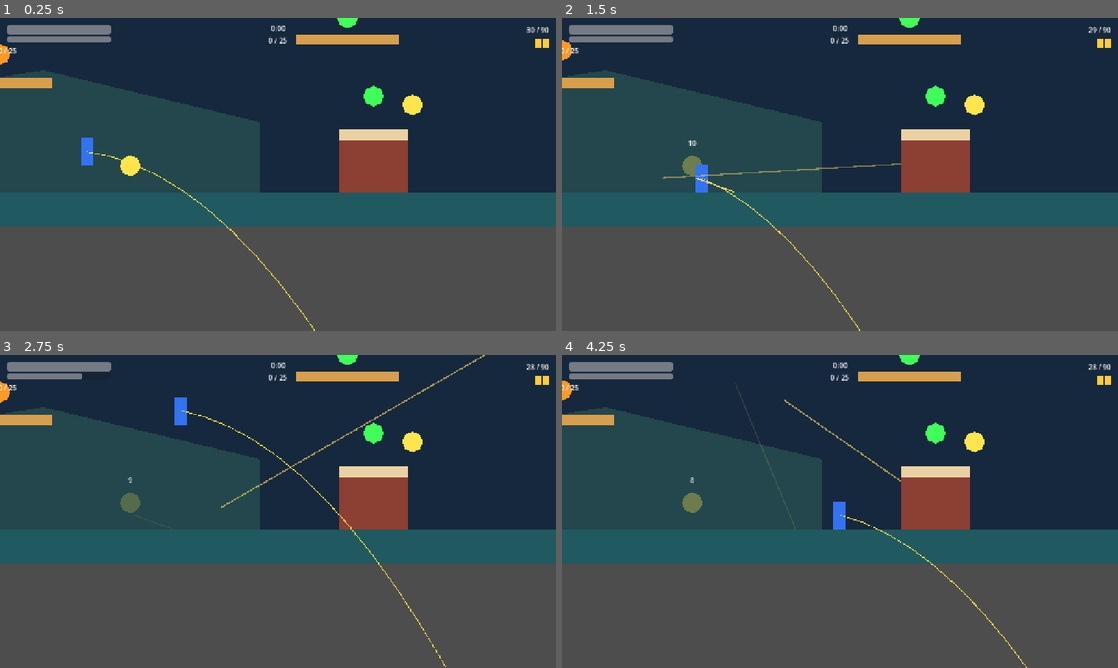
Above: before the commit, frames 1-4 (two rows, left to right).
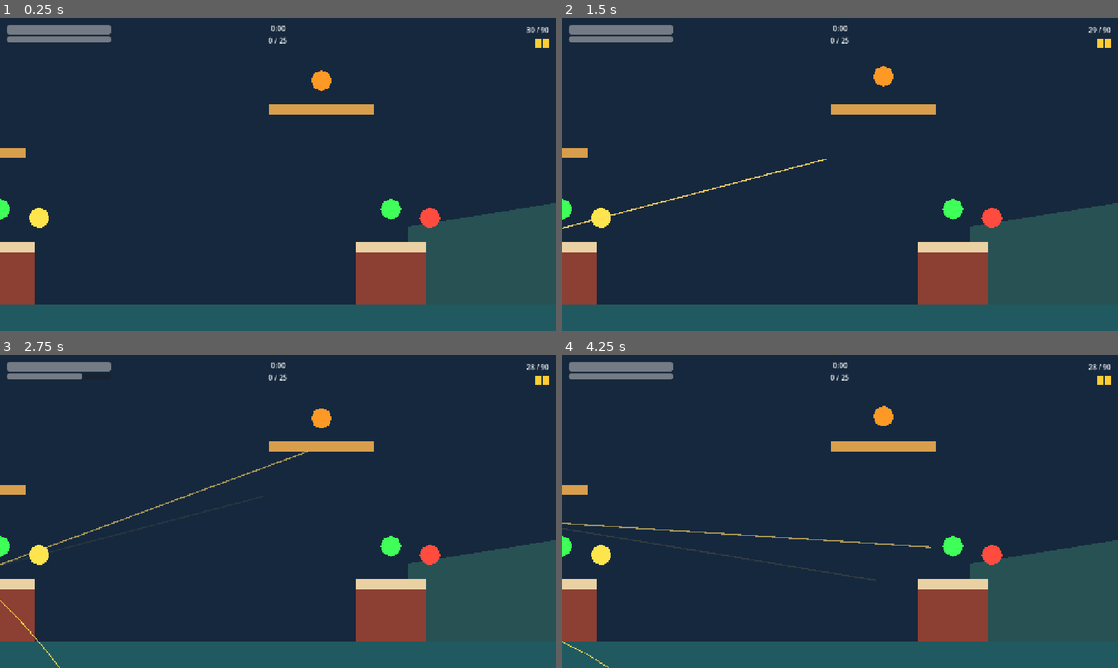
Above: after the commit, the same moments.

Repository: techafreshh/jetpack
Game: Godot game, scene res://scenes/match.tscn
The game is run twice, just before and just after one commit, with the same random seed, the same clock (stepped at 60 frames per second) and the same inputs. This scene is started directly instead of the project's main scene.
Inputs (mouse positions are in pixels of both pictures, inside the frame that each line leads up to):
- Up to frame 1 (0.25 s): no input
- Up to frame 2 (1.5 s): tap Enter at 0.5 s; move the mouse to (962, 158) at 0.52 s; hold S (crouch) 0.53-1.28 s; hold D (move_right) from 0.53 s (still down); click (962, 158) at 0.67 s; tap W at 0.77 s; move the mouse to (728, 190) at 1.27 s; click (728, 190) at 1.35 s
- Up to frame 3 (2.75 s): tap W at 1.52 s; move the mouse to (333, 442) at 2.02 s; release D (move_right) at 2.03 s; hold A (move_left) from 2.03 s (still down); hold Space (fly) from 2.03 s (still down); click (333, 442) at 2.17 s
- Up to frame 4 (4.25 s): move the mouse to (812, 574) at 2.77 s; release A (move_left) at 2.78 s; release Space (fly) at 2.78 s; hold D (move_right) from 2.78 s (still down); tap 1 (slot_1) at 2.85 s; click (812, 574) at 2.92 s; tap W at 3.02, 3.77 s; move the mouse to (1006, 558) at 3.52 s; tap 2 (slot_2) at 3.6 s; click (1006, 558) at 3.67 s

The runs differ from the first frame. In frame 1, 63% of the frame differs, in the area x 0-100%, y 0-100%; in frame 2, 63%; in frame 3, 63%; in frame 4, 63%.

Commit message:
issue-18: accessibility toggles - CB palette, reduced flash, aim assist, shake slider
- settings.gd: screen_shake float (DEFAULT_SHAKE 1.0) with clamp
  sanitizer, [accessibility] persist, toggles_changed setter/getter
- accessibility.gd: null-safe statics (colorblind/reduced/aim/shake)
  resolving /root/Settings duck-typed with compiled defaults
- weapon.gd: TRACER_* palette consts, friendly flag, tracer_color_for;
  _spawn_tracer uses palette; _fire pops MuzzleFlash duck-typed
- muzzle.gd: PointLight2D flash with exact half peak under reduced flash
- soldier.gd: 10deg cone, 50% snap apply_aim_assist wired into _aim_point
- explosion.gd: halved Visual alpha under reduced flash, trauma kick
- camera_shake.gd: trauma Camera2D scaled by shake slider
- soldier/match/settings scenes + settings_menu shake row seated

Diff:
--- a/jetpack/scenes/match.tscn
+++ b/jetpack/scenes/match.tscn
@@ -8,6 +8,7 @@
 [ext_resource type="PackedScene" path="res://scenes/ui/hud.tscn" id="6"]
 [ext_resource type="PackedScene" path="res://scenes/ui/standings.tscn" id="7"]
 [ext_resource type="PackedScene" path="res://scenes/ui/pause.tscn" id="8"]
+[ext_resource type="Script" path="res://scripts/fx/camera_shake.gd" id="9"]
 
 [node name="Match" type="Node2D"]
 script = ExtResource("1")
@@ -45,3 +46,8 @@
 [node name="Standings" parent="." instance=ExtResource("7")]
 
 [node name="Pause" parent="." instance=ExtResource("8")]
+
+[node name="CameraShake" type="Camera2D" parent="."]
+position = Vector2(1500, 100)
+enabled = true
+script = ExtResource("9")
--- a/jetpack/scenes/soldier.tscn
+++ b/jetpack/scenes/soldier.tscn
@@ -1,8 +1,9 @@
-[gd_scene load_steps=5 format=3]
+[gd_scene load_steps=6 format=3]
 
 [ext_resource type="Script" path="res://scripts/soldier.gd" id="1"]
 [ext_resource type="Script" path="res://scripts/weapons/weapon.gd" id="2"]
 [ext_resource type="Resource" path="res://resources/weapons/ranger_ar.tres" id="3"]
+[ext_resource type="Script" path="res://scripts/fx/muzzle.gd" id="4"]
 
 [sub_resource type="RectangleShape2D" id="RectangleShape2D_body"]
 size = Vector2(28, 64)
@@ -31,6 +32,10 @@
 [node name="Muzzle" type="Marker2D" parent="Weapon"]
 position = Vector2(20, -32)
 
+[node name="MuzzleFlash" type="PointLight2D" parent="Weapon/Muzzle"]
+energy = 0.0
+script = ExtResource("4")
+
 [node name="ArcPreview" type="Line2D" parent="."]
 points = PackedVector2Array(0, -32, 10, -32)
 width = 2.0
--- a/jetpack/scenes/ui/settings.tscn
+++ b/jetpack/scenes/ui/settings.tscn
@@ -113,101 +113,133 @@
 mouse_filter = 2
 text = "100%"
 
+[node name="ShakeLabel" type="Label" parent="."]
+anchor_left = 0.5
+anchor_right = 0.5
+offset_left = -280.0
+offset_top = 268.0
+offset_right = -80.0
+offset_bottom = 292.0
+mouse_filter = 2
+text = "Shake"
+
+[node name="ShakeSlider" type="HSlider" parent="."]
+anchor_left = 0.5
+anchor_right = 0.5
+offset_left = -80.0
+offset_top = 268.0
+offset_right = 220.0
+offset_bottom = 292.0
+min_value = 0.0
+max_value = 1.0
+step = 0.01
+value = 1.0
+
+[node name="ShakeValue" type="Label" parent="."]
+anchor_left = 0.5
+anchor_right = 0.5
+offset_left = 230.0
+offset_top = 268.0
+offset_right = 290.0
+offset_bottom = 292.0
+mouse_filter = 2
+text = "100%"
+
 [node name="RemapMoveLeft" type="Button" parent="."]
 anchor_left = 0.5
 anchor_right = 0.5
 offset_left = -280.0
-offset_top = 280.0
-offset_right = -10.0
-offset_bottom = 320.0
+offset_top = 316.0
+offset_right = -10.0
+offset_bottom = 356.0
 text = "Move Left"
 
 [node name="RemapMoveRight" type="Button" parent="."]
 anchor_left = 0.5
 anchor_right = 0.5
 offset_left = 10.0
-offset_top = 280.0
-offset_right = 280.0
-offset_bottom = 320.0
+offset_top = 316.0
+offset_right = 280.0
+offset_bottom = 356.0
 text = "Move Right"
 
 [node name="RemapCrouch" type="Button" parent="."]
 anchor_left = 0.5
 anchor_right = 0.5
 offset_left = -280.0
-offset_top = 332.0
-offset_right = -10.0
-offset_bottom = 372.0
+offset_top = 368.0
+offset_right = -10.0
+offset_bottom = 408.0
 text = "Crouch"
 
 [node name="RemapFly" type="Button" parent="."]
 anchor_left = 0.5
 anchor_right = 0.5
 offset_left = 10.0
-offset_top = 332.0
-offset_right = 280.0
-offset_bottom = 372.0
+offset_top = 368.0
+offset_right = 280.0
+offset_bottom = 408.0
 text = "Fly"
 
 [node name="RemapGrenade" type="Button" parent="."]
 anchor_left = 0.5
 anchor_right = 0.5
 offset_left = -280.0
-offset_top = 384.0
-offset_right = -10.0
-offset_bottom = 424.0
+offset_top = 420.0
+offset_right = -10.0
+offset_bottom = 460.0
 text = "Grenade"
 
 [node name="RemapReload" type="Button" parent="."]
 anchor_left = 0.5
 anchor_right = 0.5
 offset_left = 10.0
-offset_top = 384.0
-offset_right = 280.0
-offset_bottom = 424.0
+offset_top = 420.0
+offset_right = 280.0
+offset_bottom = 460.0
 text = "Reload"
 
 [node name="ColorblindToggle" type="CheckButton" parent="."]
 anchor_left = 0.5
 anchor_right = 0.5
 offset_left = -280.0
-offset_top = 448.0
-offset_right = -10.0
-offset_bottom = 480.0
+offset_top = 484.0
+offset_right = -10.0
+offset_bottom = 516.0
 text = "Colorblind Mode"
 
 [node name="FlashToggle" type="CheckButton" parent="."]
 anchor_left = 0.5
 anchor_right = 0.5
 offset_left = 10.0
-offset_top = 448.0
-offset_right = 280.0
-offset_bottom = 480.0
+offset_top = 484.0
+offset_right = 280.0
+offset_bottom = 516.0
 text = "Reduced Flashing"
 
 [node name="AimAssistToggle" type="CheckButton" parent="."]
 anchor_left = 0.5
 anchor_right = 0.5
 offset_left = -280.0
-offset_top = 492.0
-offset_right = -10.0
-offset_bottom = 524.0
+offset_top = 528.0
+offset_right = -10.0
+offset_bottom = 560.0
 text = "Aim Assist"
 
 [node name="ResetButton" type="Button" parent="."]
 anchor_left = 0.5
 anchor_right = 0.5
 offset_left = -280.0
-offset_top = 548.0
-offset_right = -10.0
-offset_bottom = 592.0
+offset_top = 584.0
+offset_right = -10.0
+offset_bottom = 628.0
 text = "Reset Defaults"
 
 [node name="BackButton" type="Button" parent="."]
 anchor_left = 0.5
 anchor_right = 0.5
 offset_left = 10.0
-offset_top = 548.0
-offset_right = 280.0
-offset_bottom = 592.0
+offset_top = 584.0
+offset_right = 280.0
+offset_bottom = 628.0
 text = "Back"
--- /dev/null
+++ b/jetpack/scripts/accessibility.gd
@@ -0,0 +1,60 @@
+class_name Accessibility
+extends RefCounted
+## Single home of the accessibility toggle reads: every effect resolves its
+## toggle through one null-safe static, so tree-less and Settings-less use
+## (headless probes, bare nodes) falls back to compiled defaults instead of
+## erroring. Mirrors the Health single-home predicate idiom.
+
+
+static func _settings_of(host: Object) -> Node:
+	if host == null:
+		return null
+	if not (host is Node):
+		return null
+	var node := host as Node
+	if not node.is_inside_tree():
+		return null
+	var tree := node.get_tree()
+	if tree == null:
+		return null
+	var root := tree.root
+	if root == null:
+		return null
+	return root.get_node_or_null("/root/Settings") as Node
+
+
+static func _toggle_on(host: Object, toggle: String) -> bool:
+	var settings := _settings_of(host)
+	if settings == null:
+		return false
+	if not settings.has_method("get_toggle"):
+		return false
+	return bool(settings.call("get_toggle", toggle))
+
+
+static func colorblind_on(host: Object) -> bool:
+	return _toggle_on(host, "colorblind_mode")
+
+
+static func reduced_flash_on(host: Object) -> bool:
+	return _toggle_on(host, "reduced_flashing")
+
+
+static func aim_assist_on(host: Object) -> bool:
+	return _toggle_on(host, "aim_assist")
+
+
+static func shake_scale(host: Object) -> float:
+	var settings := _settings_of(host)
+	if settings == null:
+		return 1.0
+	if not settings.has_method("get_screen_shake"):
+		return 1.0
+	var raw: Variant = settings.call("get_screen_shake")
+	if raw is float:
+		if is_finite(raw):
+			return clampf(raw, 0.0, 1.0)
+		return 1.0
+	if raw is int:
+		return clampf(float(raw), 0.0, 1.0)
+	return 1.0
--- /dev/null
+++ b/jetpack/scripts/fx/camera_shake.gd
@@ -0,0 +1,44 @@
+class_name CameraShake
+extends Camera2D
+## Trauma camera: explosions feed add_trauma, per-frame offset/rotation play
+## trauma^2-scaled summed sines times the shake slider, and zero trauma
+## yields exactly zero offset/rotation. Joins group camera_shake on ready so
+## explosions find it duck-typed; fully guarded tree-less/Settings-less.
+
+## Peak positional kick at full trauma, in pixels.
+@export var max_offset := 24.0
+## Peak roll at full trauma, in radians.
+@export var max_roll := 0.05
+## Trauma drained per second.
+@export var decay := 1.2
+
+var trauma := 0.0
+var _t := 0.0
+
+
+func _ready() -> void:
+	add_to_group("camera_shake")
+	enabled = true
+	make_current()
+
+
+func add_trauma(amount: float) -> void:
+	if not is_finite(amount):
+		return
+	trauma = clampf(trauma + amount, 0.0, 1.0)
+
+
+func _process(delta: float) -> void:
+	trauma = maxf(0.0, trauma - decay * delta)
+	_t += delta
+	var scale := Accessibility.shake_scale(self)
+	var mag := trauma * trauma * scale
+	if mag <= 0.0:
+		offset = Vector2.ZERO
+		rotation = 0.0
+		return
+	offset = Vector2(
+		max_offset * mag * (0.6 * sin(_t * 39.0) + 0.4 * sin(_t * 71.0)),
+		max_offset * mag * (0.6 * cos(_t * 47.0) + 0.4 * sin(_t * 83.0))
+	)
+	rotation = max_roll * mag * sin(_t * 59.0)
--- a/jetpack/scripts/fx/explosion.gd
+++ b/jetpack/scripts/fx/explosion.gd
@@ -11,6 +11,9 @@
 
 var _age := 0.0
 var _detonated := false
+## Tracks whether the Visual already carries the reduced-flash halving so
+## the alpha cut applies exactly once no matter which seam runs first.
+var _softened := false
 
 @onready var _visual: Polygon2D = get_node_or_null("Visual") as Polygon2D
 
@@ -33,8 +36,13 @@
 	if _detonated:
 		return
 	_detonated = true
+	_apply_flash_softening()
+	_kick_camera()
+	var tree := get_tree()
+	if tree == null:
+		return
 	var center := global_position
-	for node in get_tree().get_nodes_in_group("damageable"):
+	for node in tree.get_nodes_in_group("damageable"):
 		# Normally-killed dummies/soldiers already left damageable, so this
 		# skip is backup for externally-set flags and re-added members.
 		if Health.is_dead(node):
@@ -64,8 +72,36 @@
 			node.set("velocity", node.get("velocity") + impulse)
 
 
+## Reduced-flash softening: halves the Visual alpha exactly once while the
+## toggle is on. Duck-typed camera kick: feeds trauma to the first seated
+## CameraShake, ignored when none is present (older scenes, bare use).
+func _apply_flash_softening() -> void:
+	if _softened:
+		return
+	if not Accessibility.reduced_flash_on(self):
+		return
+	var visual := _visual if _visual != null else get_node_or_null("Visual") as Polygon2D
+	if visual == null:
+		return
+	var c := visual.color
+	c.a *= 0.5
+	visual.color = c
+	_softened = true
+
+
+func _kick_camera() -> void:
+	var tree := get_tree()
+	if tree == null:
+		return
+	for cam in tree.get_nodes_in_group("camera_shake"):
+		if cam != null and cam.has_method("add_trauma"):
+			cam.call("add_trauma", 0.5)
+		return
+
+
 func _build_visual() -> void:
 	if _visual != null:
+		_apply_flash_softening()
 		return
 	var ring := Polygon2D.new()
 	ring.name = "Visual"
@@ -77,3 +113,4 @@
 	ring.polygon = pts
 	add_child(ring)
 	_visual = ring
+	_apply_flash_softening()
--- /dev/null
+++ b/jetpack/scripts/fx/muzzle.gd
@@ -0,0 +1,37 @@
+extends PointLight2D
+## Muzzle flash light: energy-only pop that decays to zero. Peak output is
+## full energy by default and exactly half under reduced flashing, read via
+## peak_energy so probes can compare against the full-flash baseline. Never
+## errors off-tree or without Settings (Accessibility falls back to full).
+
+## Full-flash peak output; reduced flashing scales it by REDUCED_SCALE.
+@export var full_energy := 2.0
+## Reduced-flash peak is exactly half the full baseline (<=50% contract).
+const REDUCED_SCALE := 0.5
+## Seconds for the flash to fade from peak to zero.
+@export var flash_time := 0.12
+
+## Most recent flash peak (full or reduced); 0.0 before the first flash.
+var peak_energy := 0.0
+var _age := 999.0
+
+
+func _ready() -> void:
+	energy = 0.0
+
+
+func flash() -> void:
+	if Accessibility.reduced_flash_on(self):
+		peak_energy = full_energy * REDUCED_SCALE
+	else:
+		peak_energy = full_energy
+	energy = peak_energy
+	_age = 0.0
+
+
+func _process(delta: float) -> void:
+	if energy <= 0.0 or peak_energy <= 0.0:
+		return
+	_age += delta
+	var frac := 1.0 - clampf(_age / maxf(flash_time, 0.001), 0.0, 1.0)
+	energy = peak_energy * frac
--- a/jetpack/scripts/settings.gd
+++ b/jetpack/scripts/settings.gd
@@ -15,6 +15,7 @@
 const DEFAULT_MASTER := 1.0
 const DEFAULT_MUSIC := 1.0
 const DEFAULT_SFX := 1.0
+const DEFAULT_SHAKE := 1.0
 const DEFAULT_BINDS := {
 	"move_left": ["A", "Left"],
 	"move_right": ["D", "Right"],
@@ -49,6 +50,7 @@
 var master_volume := DEFAULT_MASTER
 var music_volume := DEFAULT_MUSIC
 var sfx_volume := DEFAULT_SFX
+var screen_shake := DEFAULT_SHAKE
 var _binds: Dictionary = {}
 var _toggles: Dictionary = {}
 
@@ -73,6 +75,7 @@
 	master_volume = _cfg_volume(cfg, "audio", "master_volume", DEFAULT_MASTER)
 	music_volume = _cfg_volume(cfg, "audio", "music_volume", DEFAULT_MUSIC)
 	sfx_volume = _cfg_volume(cfg, "audio", "sfx_volume", DEFAULT_SFX)
+	screen_shake = _cfg_shake(cfg, "accessibility", "screen_shake", DEFAULT_SHAKE)
 	for action in DEFAULT_BINDS:
 		_binds[action] = _cfg_bind(cfg, String(action), _default_bind(String(action)))
 	for toggle in DEFAULT_TOGGLES:
@@ -87,6 +90,7 @@
 	cfg.set_value("audio", "master_volume", master_volume)
 	cfg.set_value("audio", "music_volume", music_volume)
 	cfg.set_value("audio", "sfx_volume", sfx_volume)
+	cfg.set_value("accessibility", "screen_shake", screen_shake)
 	for action in DEFAULT_BINDS:
 		var names: PackedStringArray = _binds.get(action, _default_bind(String(action)))
 		cfg.set_value("input", String(action), ", ".join(names))
@@ -133,6 +137,16 @@
 
 func get_sfx_volume() -> float:
 	return sfx_volume
+
+
+func set_screen_shake(v: float) -> void:
+	screen_shake = _sanitize_shake(v, DEFAULT_SHAKE)
+	toggles_changed.emit()
+	save_settings()
+
+
+func get_screen_shake() -> float:
+	return screen_shake
 
 
 ## Single-key remap: replaces the action's list, applies to InputMap at once.
@@ -197,6 +211,7 @@
 	master_volume = DEFAULT_MASTER
 	music_volume = DEFAULT_MUSIC
 	sfx_volume = DEFAULT_SFX
+	screen_shake = DEFAULT_SHAKE
 	_binds.clear()
 	for action in DEFAULT_BINDS:
 		_binds[action] = _default_bind(String(action))
@@ -232,7 +247,27 @@
 	return clampf(v, 0.0, 1.0)
 
 
+static func _sanitize_shake(v: float, fallback: float) -> float:
+	if not is_finite(v):
+		push_warning("settings: invalid screen_shake, keeping default")
+		return fallback
+	return clampf(v, 0.0, 1.0)
+
+
 static func _cfg_volume(cfg: ConfigFile, section: String, key: String, fallback: float) -> float:
+	var raw: Variant = cfg.get_value(section, key, fallback)
+	if raw is float:
+		if is_finite(raw):
+			return clampf(raw, 0.0, 1.0)
+		push_warning("settings: invalid %s/%s, keeping default" % [section, key])
+		return fallback
+	if raw is int:
+		return clampf(float(raw), 0.0, 1.0)
+	push_warning("settings: invalid %s/%s, keeping default" % [section, key])
+	return fallback
+
+
+static func _cfg_shake(cfg: ConfigFile, section: String, key: String, fallback: float) -> float:
 	var raw: Variant = cfg.get_value(section, key, fallback)
 	if raw is float:
 		if is_finite(raw):
--- a/jetpack/scripts/soldier.gd
+++ b/jetpack/scripts/soldier.gd
@@ -13,6 +13,11 @@
 const MAX_GRENADES := 2
 const CHEST_OFFSET := Vector2(0, -32)
 const ARC_STEP := 0.08
+## Aim-assist cone half-angle: only foes within 10 deg of the muzzle ray snap.
+const ASSIST_MAX_ANGLE_DEG := 10.0
+## Aim-assist strength: the snapped point closes half the gap to the foe
+## chest, clearing the 30% acceptance bar with margin.
+const ASSIST_SNAP_FRAC := 0.5
 
 @export_group("Run")
 @export var run_speed := 260.0
@@ -366,11 +371,57 @@
 
 
 func _aim_point() -> Vector2:
+	var raw := get_global_mouse_position()
 	if has_aim_override:
-		return aim_override
-	if _has_cmd_aim:
-		return _cmd_aim
-	return get_global_mouse_position()
+		raw = aim_override
+	elif _has_cmd_aim:
+		raw = _cmd_aim
+	return apply_aim_assist(raw)
+
+
+## Aim-assist snap: lerps the raw aim halfway toward the nearest live-foe
+## chest inside the 10 deg muzzle cone. Returns the raw point when assist is
+## off, off-tree, or no foe qualifies, so mouse/override behaviour is
+## untouched by default. Null-safe: skips missing trees and non-Node2D foes.
+func apply_aim_assist(raw_aim: Vector2) -> Vector2:
+	if not Accessibility.aim_assist_on(self):
+		return raw_aim
+	var tree := get_tree()
+	if tree == null:
+		return raw_aim
+	var from := global_position + CHEST_OFFSET
+	var to_raw := raw_aim - from
+	if to_raw.length() < 1.0:
+		return raw_aim
+	var raw_dir := to_raw.normalized()
+	var cos_limit := cos(deg_to_rad(ASSIST_MAX_ANGLE_DEG))
+	var best: Node2D = null
+	var best_dist := INF
+	for foe in tree.get_nodes_in_group("damageable"):
+		if foe == self:
+			continue
+		if not Health.is_live_foe(foe):
+			continue
+		if not (foe is Node2D):
+			continue
+		var chest := (foe as Node2D).global_position
+		if foe is CharacterBody2D:
+			chest += CHEST_OFFSET
+		var to_foe := chest - from
+		var dist := to_foe.length()
+		if dist < 1.0:
+			continue
+		if raw_dir.dot(to_foe.normalized()) < cos_limit:
+			continue
+		if dist < best_dist:
+			best_dist = dist
+			best = foe as Node2D
+	if best == null:
+		return raw_aim
+	var chest := best.global_position
+	if best is CharacterBody2D:
+		chest += CHEST_OFFSET
+	return raw_aim.lerp(chest, ASSIST_SNAP_FRAC)
 
 
 func _aim_direction() -> Vector2:
--- a/jetpack/scripts/ui/settings_menu.gd
+++ b/jetpack/scripts/ui/settings_menu.gd
@@ -32,6 +32,7 @@
 	_connect_slider("MasterSlider", _on_master_changed)
 	_connect_slider("MusicSlider", _on_music_changed)
 	_connect_slider("SfxSlider", _on_sfx_changed)
+	_connect_slider("ShakeSlider", _on_shake_changed)
 	_connect_toggle("ColorblindToggle", _on_colorblind_toggled)
 	_connect_toggle("FlashToggle", _on_flash_toggled)
 	_connect_toggle("AimAssistToggle", _on_aim_assist_toggled)
@@ -71,11 +72,18 @@
 	_set_slider("MasterSlider", "MasterValue", _volume("master_volume"))
 	_set_slider("MusicSlider", "MusicValue", _volume("music_volume"))
 	_set_slider("SfxSlider", "SfxValue", _volume("sfx_volume"))
+	_set_slider("ShakeSlider", "ShakeValue", _shake())
 
 
 func _volume(key: String) -> float:
 	if _settings != null and _settings.get(key) != null:
 		return clampf(float(_settings.get(key)), 0.0, 1.0)
+	return 1.0
+
+
+func _shake() -> float:
+	if _settings != null and _settings.has_method("get_screen_shake"):
+		return clampf(float(_settings.call("get_screen_shake")), 0.0, 1.0)
 	return 1.0
 
 
@@ -181,6 +189,12 @@
 	_refresh_sliders()
 
 
+func _on_shake_changed(v: float) -> void:
+	if _settings != null and _settings.has_method("set_screen_shake"):
+		_settings.call("set_screen_shake", v)
+	_refresh_sliders()
+
+
 func _on_colorblind_toggled(enabled: bool) -> void:
 	if _settings != null and _settings.has_method("set_toggle"):
 		_settings.call("set_toggle", "colorblind_mode", enabled)
--- a/jetpack/scripts/weapons/weapon.gd
+++ b/jetpack/scripts/weapons/weapon.gd
@@ -7,6 +7,16 @@
 @export var stats: WeaponResource
 @export var tracer_lifetime := 1.5
 @export var max_tracers := 32
+## Colour-blind palette seam: friendly guns read the orange tracer, enemy
+## guns the blue one, only while colour-blind mode is on; legacy gold holds
+## otherwise. `friendly` defaults true so existing seats keep their look.
+@export var friendly := true
+## Legacy gold shared by every tracer when colour-blind mode is off.
+const TRACER_DEFAULT := Color(1.0, 0.85, 0.4, 1.0)
+## Exact colour-blind enemy blue; probes read this hex verbatim.
+const TRACER_ENEMY_CB := Color8(0, 102, 255)
+## Exact colour-blind friendly orange; probes read this hex verbatim.
+const TRACER_FRIENDLY_CB := Color8(255, 136, 0)
 
 var _tracers: Array[Line2D] = []
 
@@ -132,6 +142,7 @@
 
 
 func _fire() -> void:
+	_flash_muzzle()
 	if stats == null:
 		return
 	var from := global_position
@@ -174,6 +185,26 @@
 	_spawn_tracer(from, end)
 
 
+## Colour-blind palette lookup: exact blue/orange hexes while the toggle is
+## on, legacy gold for both sides otherwise. Null-safe off-tree/Settings-less.
+func tracer_color_for(wants_friendly: bool) -> Color:
+	if Accessibility.colorblind_on(self):
+		if wants_friendly:
+			return TRACER_FRIENDLY_CB
+		return TRACER_ENEMY_CB
+	return TRACER_DEFAULT
+
+
+## Duck-typed muzzle flash: pops Muzzle/MuzzleFlash when seated, ignored
+## when the child or its flash() seam is absent (older scenes, bare guns).
+func _flash_muzzle() -> void:
+	var flash_node := get_node_or_null("Muzzle/MuzzleFlash")
+	if flash_node == null:
+		flash_node = get_node_or_null("MuzzleFlash")
+	if flash_node != null and flash_node.has_method("flash"):
+		flash_node.call("flash")
+
+
 func _spawn_tracer(a: Vector2, b: Vector2) -> void:
 	var cap: int = maxi(1, max_tracers)
 	var live: Array[Line2D] = []
@@ -188,7 +219,7 @@
 	var tracer := Line2D.new()
 	tracer.top_level = true
 	tracer.width = 3.0
-	tracer.default_color = Color(1.0, 0.85, 0.4, 1.0)
+	tracer.default_color = tracer_color_for(friendly)
 	add_child(tracer)
 	tracer.global_position = Vector2.ZERO
 	tracer.add_point(a)
Not shown: 1 places in jetpack/scenes/match.tscn that only renumber resources
Not shown, added: jetpack/scripts/accessibility.gd.uid
Not shown, added: jetpack/scripts/fx/camera_shake.gd.uid
Not shown, added: jetpack/scripts/fx/muzzle.gd.uid
